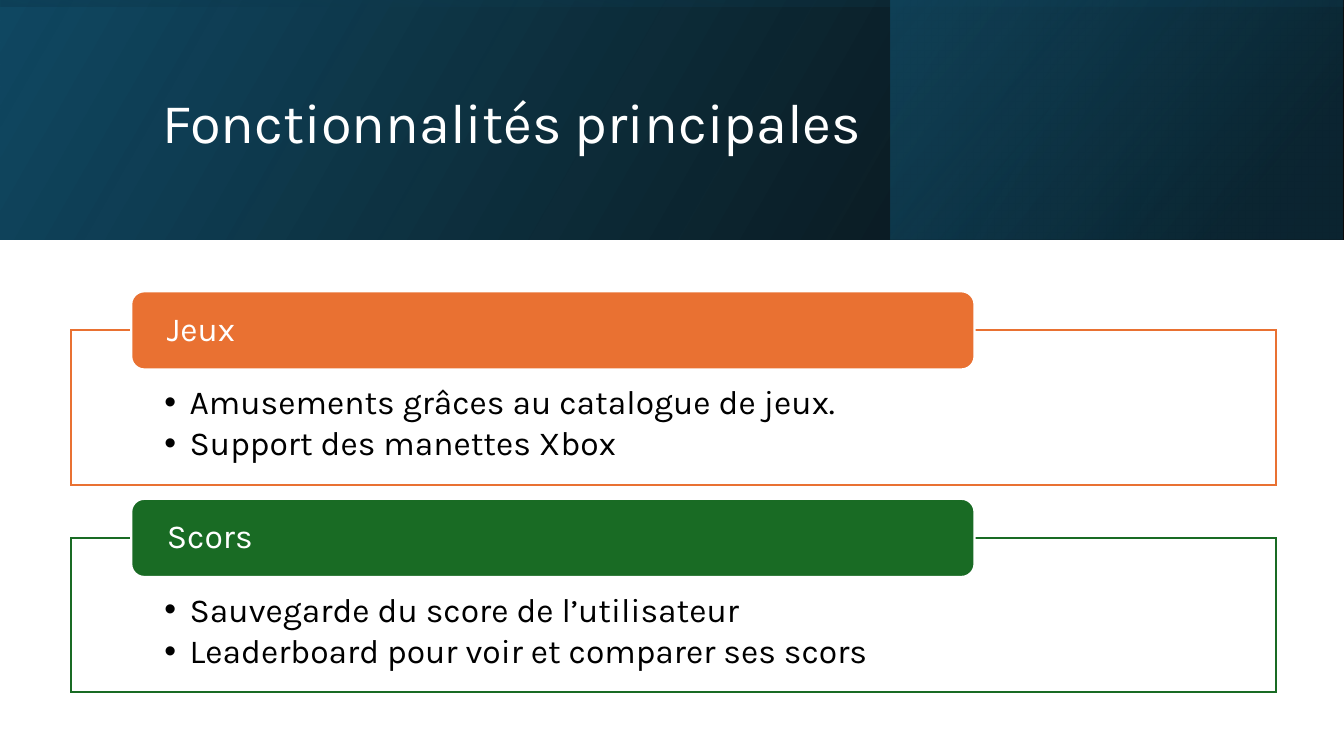
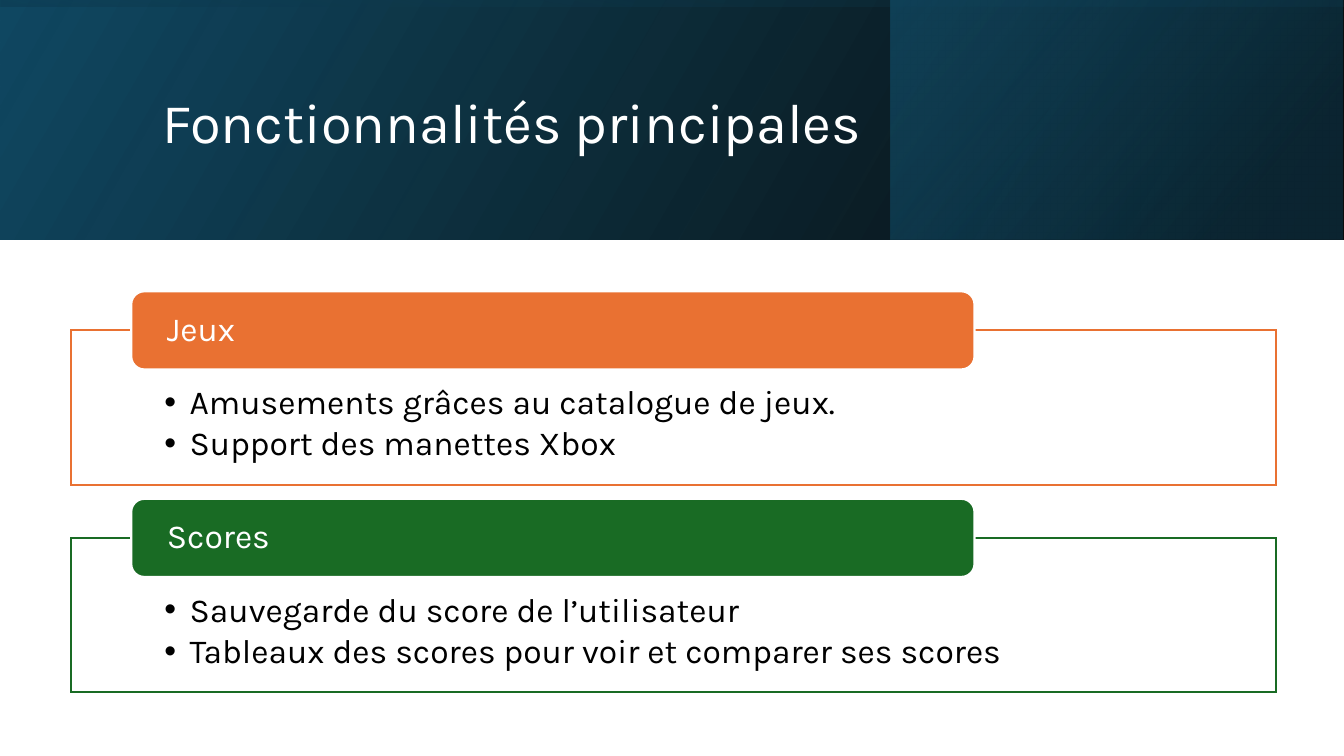
Before and after one commit to Barras-Matias-emf/306-G2-ArcadiaBox, a slide deck: slide 6 of documentation/ArcadiaboxPresentation.pptx. Drawn at 1344x756 pixels with LibreOffice and Linux fonts; fonts in the diff are those of the drawing. Boxes give left, top, right and bottom in pixels: in the first picture for what was removed or moved away, otherwise in the second. Text is boxed around its words. In the diff, an @@ line names an element or a change of style, - is before the commit and + after.

```diff
--- a/documentation/ArcadiaboxPresentation.pptx
+++ b/documentation/ArcadiaboxPresentation.pptx
@@ text at (167,526,270,549): text changed @@
-Scors
+Scores
@@ text at (190,640,1001,671): text changed @@
-  • Leaderboard pour voir et comparer ses scors
+  • Tableaux des scores pour voir et comparer ses scores
```
Also in this commit, not shown: 2 other slides changed, 7 slides added, 3 slides removed, 5 other files.
